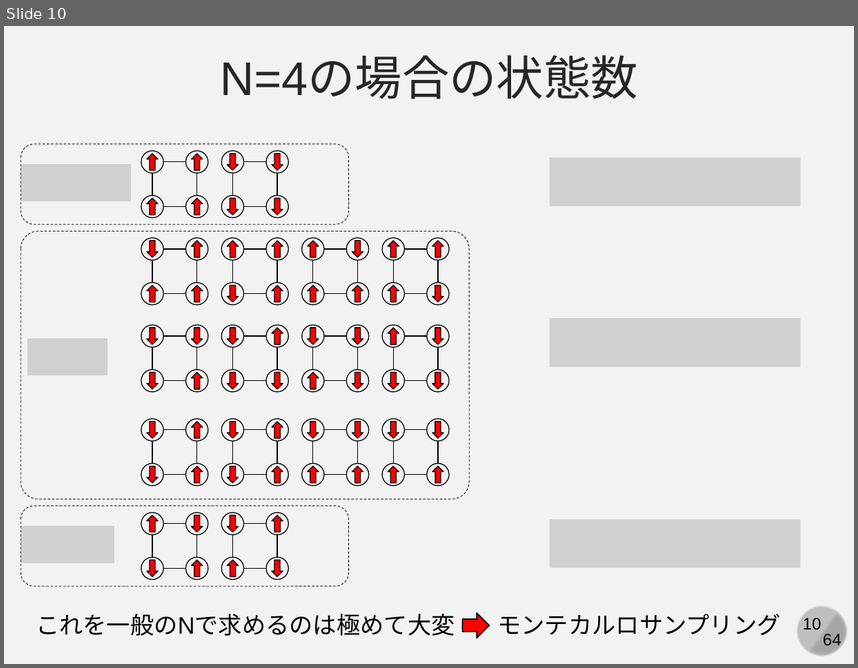
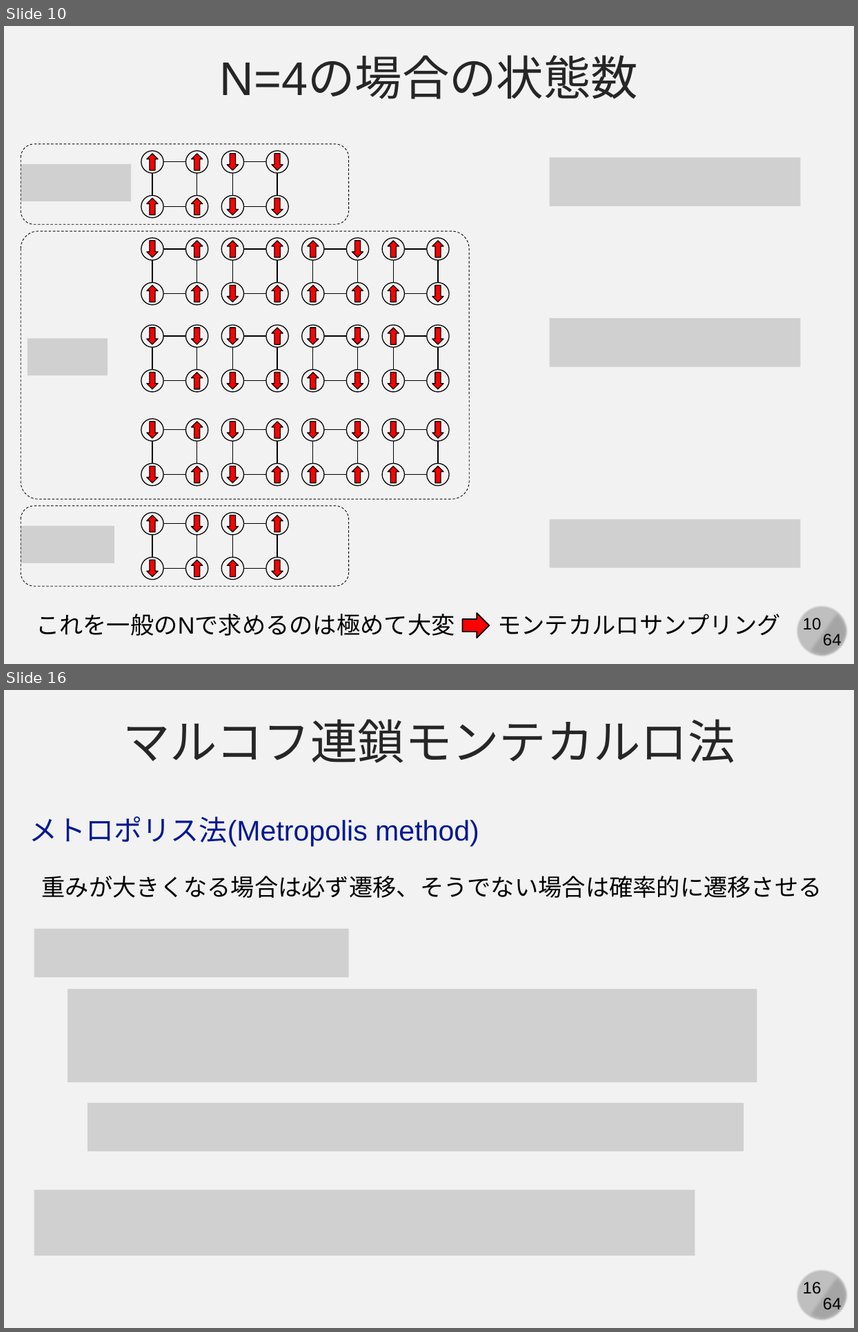
Before and after one commit to kaityo256/simulation_engineering, a slide deck: 04_mc_advanced/simulation04.pptx. Shown one above the other, each under a label of ours: slide 10 before the commit, slides 10 and 16 after it; the slides between them are not shown. The pictures are 858x668 and 858x1332 pixels, drawn with LibreOffice and Linux fonts; fonts in the diff are those of the drawing; grey boxes stand for pictures. Boxes give left, top, right and bottom in pixels: in the first picture for what was removed or moved away, otherwise in the second. Text is boxed around its words. In the diff, an @@ line names an element or a change of style, - is before the commit and + after.

```diff
--- a/04_mc_advanced/simulation04.pptx
+++ b/04_mc_advanced/simulation04.pptx
@@ slide 16 added at bbox=[4, 690, 854, 1328], background #F2F2F2; not listed: 4 template elements that a slide beside it also shows @@
@@ text added at bbox=[123, 719, 735, 763], 40 pt, text #262626 @@
+マルコフ連鎖モンテカルロ法
@@ text added at bbox=[29, 816, 479, 847], 24 pt, text #011893 @@
+メトロポリス法(Metropolis method)
@@ text added at bbox=[42, 876, 822, 898], 20 pt, text #000000 @@
+重みが大きくなる場合は必ず遷移、そうでない場合は確率的に遷移させる
@@ picture added at bbox=[34, 929, 348, 977] @@
@@ picture added at bbox=[67, 988, 757, 1082] @@
@@ picture added at bbox=[87, 1103, 744, 1151] @@
@@ picture added at bbox=[34, 1190, 695, 1255] @@
```
Also in this commit, not shown: 1 slide changed, 14 other slides added.
